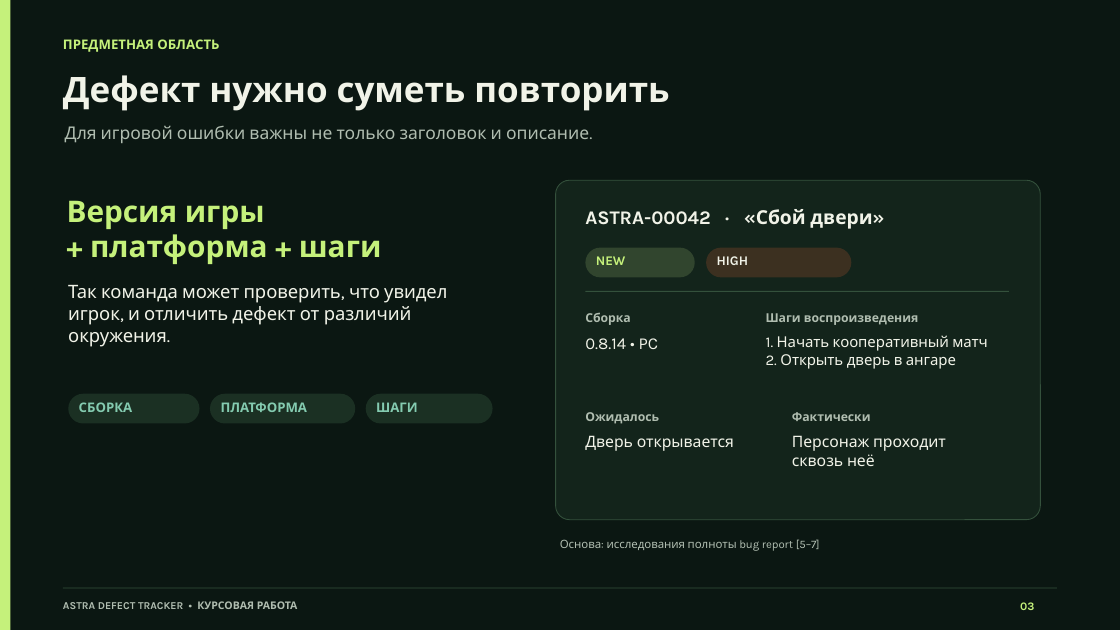
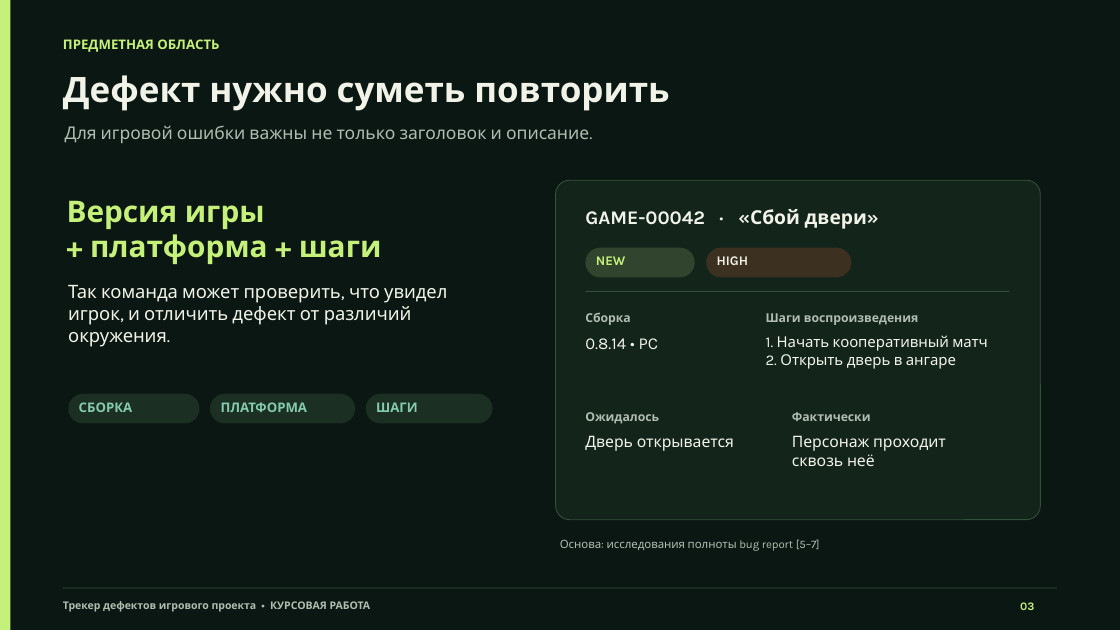
Before and after one commit to TumbaYumba7/astra-defect-tracker, a slide deck: slide 3 of docs/submission/ПРЕЗЕНТАЦИЯ_ПиРСЧИР_ТусиковЯР.pptx. Drawn at 1120x630 pixels with LibreOffice and Linux fonts; fonts in the diff are those of the drawing. Boxes give left, top, right and bottom in pixels: in the first picture for what was removed or moved away, otherwise in the second. Text is boxed around its words. In the diff, an @@ line names an element or a change of style, - is before the commit and + after.

```diff
--- a/docs/submission/ПРЕЗЕНТАЦИЯ_ПиРСЧИР_ТусиковЯР.pptx
+++ b/docs/submission/ПРЕЗЕНТАЦИЯ_ПиРСЧИР_ТусиковЯР.pptx
@@ text at (x1=585, y1=209, x2=867, y2=229): text changed @@
-ASTRA-00042 · «Сбой двери»
+GAME-00042 · «Сбой двери»
@@ text at (x1=63, y1=601, x2=371, y2=612): text changed @@
-ASTRA DEFECT TRACKER • КУРСОВАЯ РАБОТА
+Трекер дефектов игрового проекта • КУРСОВАЯ РАБОТА
```
Also in this commit, not shown: 10 other slides changed, 10 other files.
